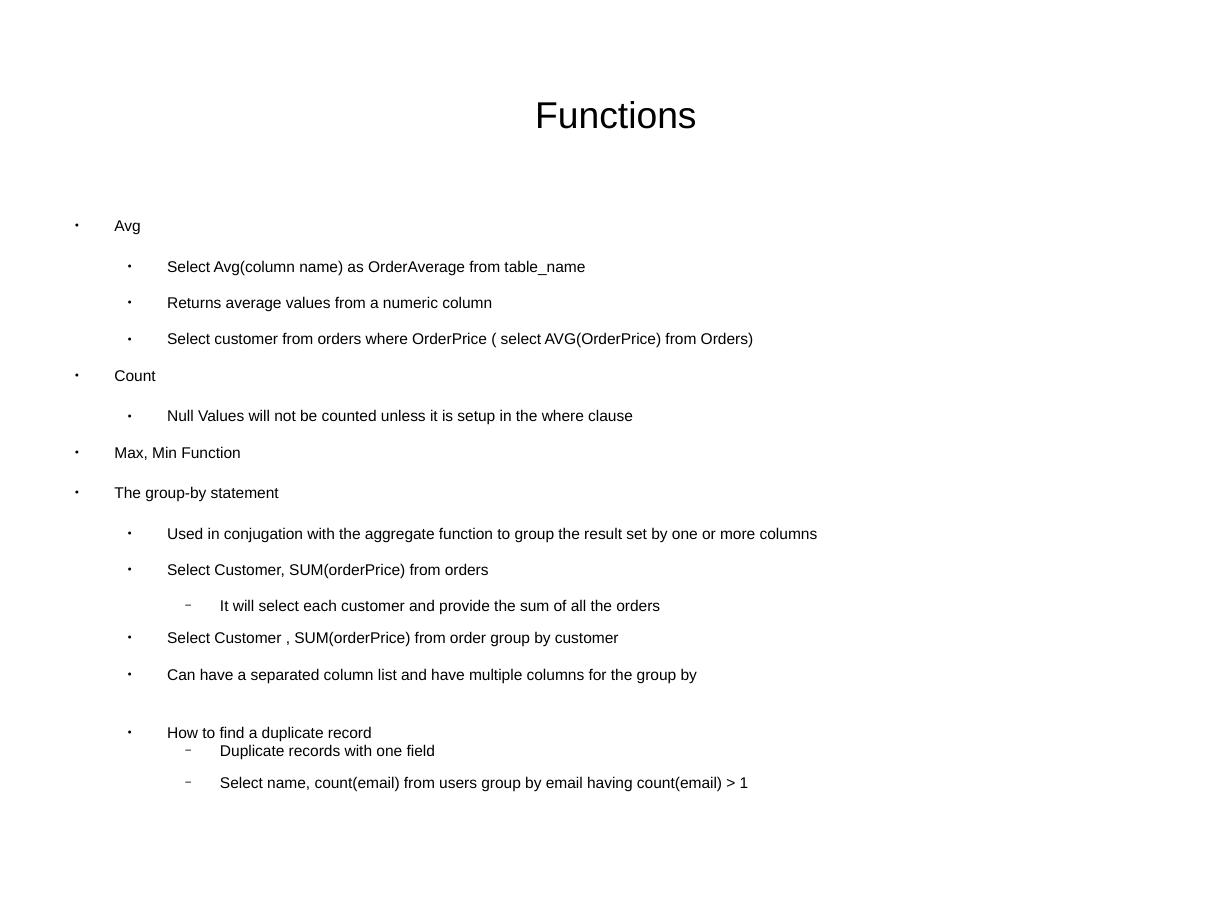
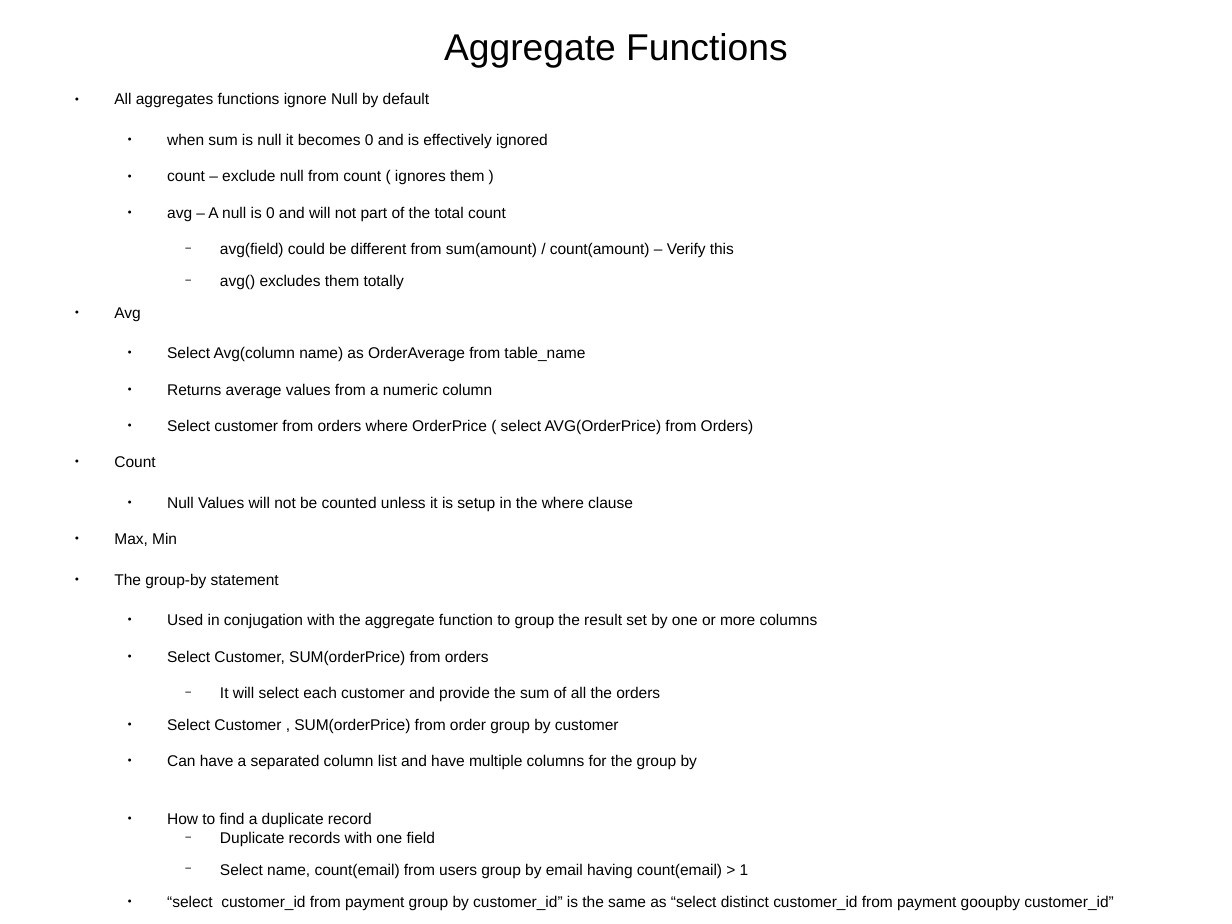
Before and after one commit to CharlesStockman/notesFromCourses, a slide deck: slide 21 of sql/sql.odp (slide 15 before the commit). Drawn at 1232x924 pixels with LibreOffice and Linux fonts; fonts in the diff are those of the drawing. Boxes give left, top, right and bottom in pixels: in the first picture for what was removed or moved away, otherwise in the second. Text is boxed around its words. In the diff, an @@ line names an element or a change of style, - is before the commit and + after.

```diff
--- a/sql/sql.odp
+++ b/sql/sql.odp
@@ title at (444, 33, 787, 68): text changed @@
-Functions
+Aggregate Functions
@@ text "All aggregates functions ignore Null ...": place and size @@
-text "All aggregates functions ignore Null ..." at (114, 220, 818, 792)
+text "All aggregates functions ignore Null ..." at (114, 92, 1113, 910)
@@ text at (114, 92, 734, 289): paragraphs added @@
+● All aggregates functions ignore Null by default
+  ● when sum is null it becomes 0 and is effectively ignored
+  ● count – exclude null from count ( ignores them )
+  ● avg – A null is 0 and will not part of the total count
+    − avg(field) could be different from sum(amount) / count(amount) – Verify this
+    − avg() excludes them totally
@@ text at (114, 532, 177, 546): text changed @@
-● Max, Min Function
+● Max, Min
@@ text at (167, 895, 1113, 910): paragraph added @@
+  ● “select customer_id from payment group by customer_id” is the same as “select distinct customer_id from payment gooupby customer_id”
```
Also in this commit, not shown: 7 other slides changed, 13 slides added, 5 slides removed, 19 other files.
